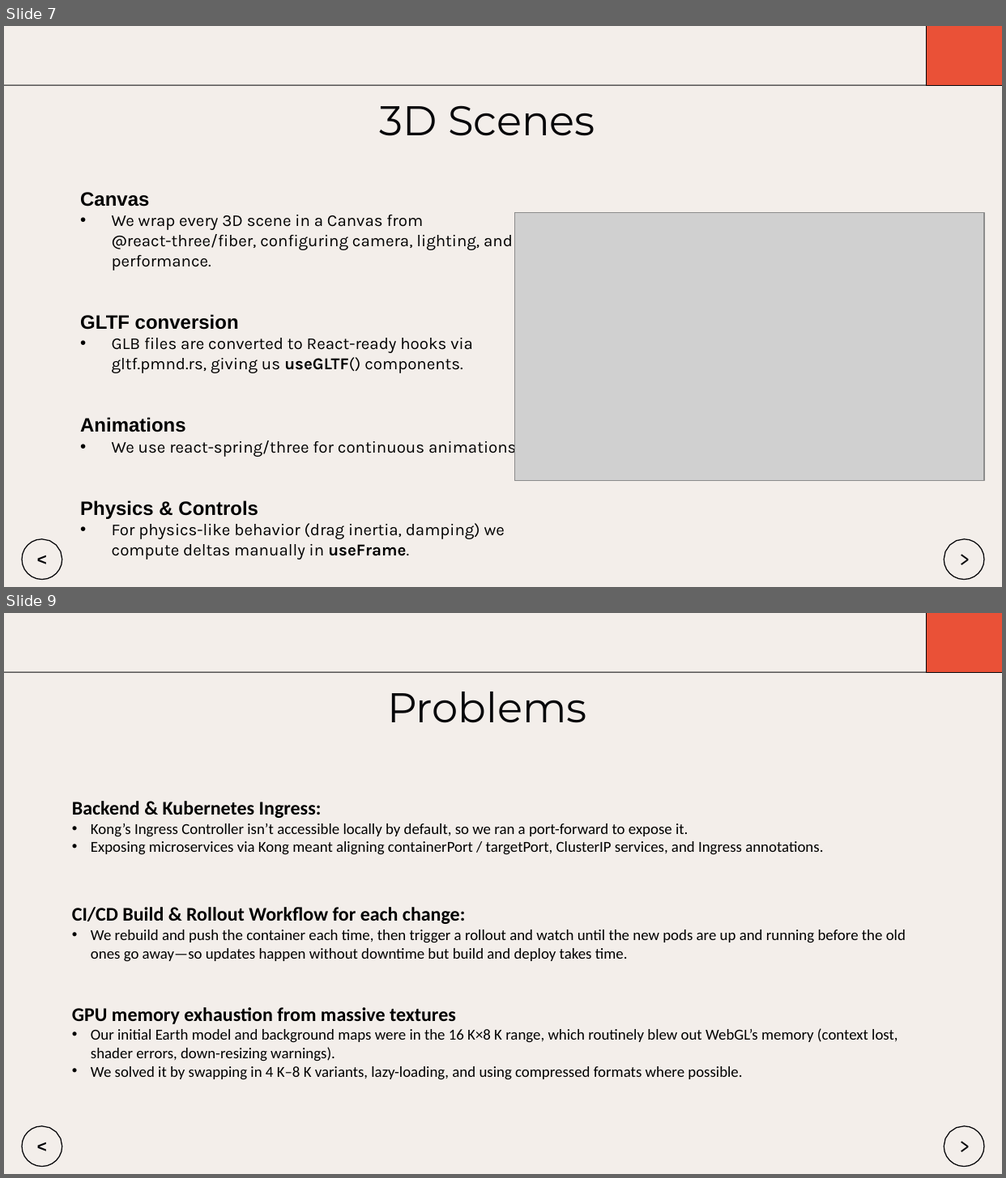
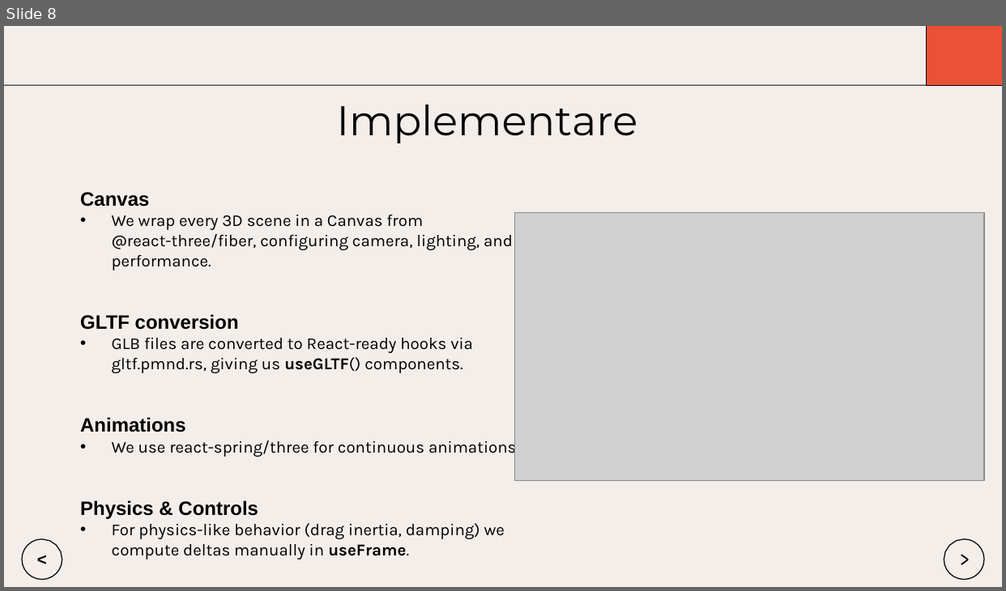
Before and after one commit to Dragomir1401/VisioScience-3D, a slide deck: Roadmap/scss/Prezentare_Final_Dragomir_Andrei.pptx. Shown one above the other, each under a label of ours: slides 7 and 9 before the commit, slide 8 after it; the slides between them are not shown. The pictures are 1006x1178 and 1006x591 pixels, drawn with LibreOffice and Linux fonts; fonts in the diff are those of the drawing; grey boxes stand for pictures. Boxes give left, top, right and bottom in pixels: in the first picture for what was removed or moved away, otherwise in the second. Text is boxed around its words. In the diff, an @@ line names an element or a change of style, - is before the commit and + after.

```diff
--- a/Roadmap/scss/Prezentare_Final_Dragomir_Andrei.pptx
+++ b/Roadmap/scss/Prezentare_Final_Dragomir_Andrei.pptx
@@ slide 9 removed at (4, 613, 1002, 1174), background #FFFFFF; not listed: 1 template element that a slide beside it also shows @@
@@ freeform shape removed at (926, 613, 1002, 673) @@
@@ freeform shape removed at (926, 613, 1002, 673) @@
@@ freeform shape removed at (4, 672, 1002, 673) @@
@@ title removed at (387, 692, 587, 723) @@
-Problems
@@ text removed at (72, 801, 906, 1080) @@
-Backend & Kubernetes Ingress:
-• Kong’s Ingress Controller isn’t accessible locally by default, so we ran a port-forward to expose it.
-• Exposing microservices via Kong meant aligning containerPort / targetPort, ClusterIP services, and Ingress annotations.
-CI/CD Build & Rollout Workflow for each change:
-• We rebuild and push the container each time, then trigger a rollout and watch until the new pods are up and running before the old ones go away—so updates happen without downtime but build and deploy takes time.
-GPU memory exhaustion from massive textures
-• Our initial Earth model and background maps were in the 16 K×8 K range, which routinely blew out WebGL’s memory (context lost, shader errors, down-resizing warnings).
-• We solved it by swapping in 4 K–8 K variants, lazy-loading, and using compressed formats where possible.
@@ freeform shape removed at (22, 1126, 62, 1166) @@
@@ text removed at (36, 1135, 48, 1160) @@
-<
@@ freeform shape removed at (944, 1126, 984, 1166) @@
@@ text removed at (958, 1132, 972, 1162) @@
->
@@ what was slide 7 is now slide 8 @@
@@ slide 8 changed as well @@
@@ title at (337, 105, 638, 143): text changed @@
-3D Scenes
+Implementare
```
Also in this commit, not shown: 6 other slides changed, 9 slides added, 4 other slides removed.
